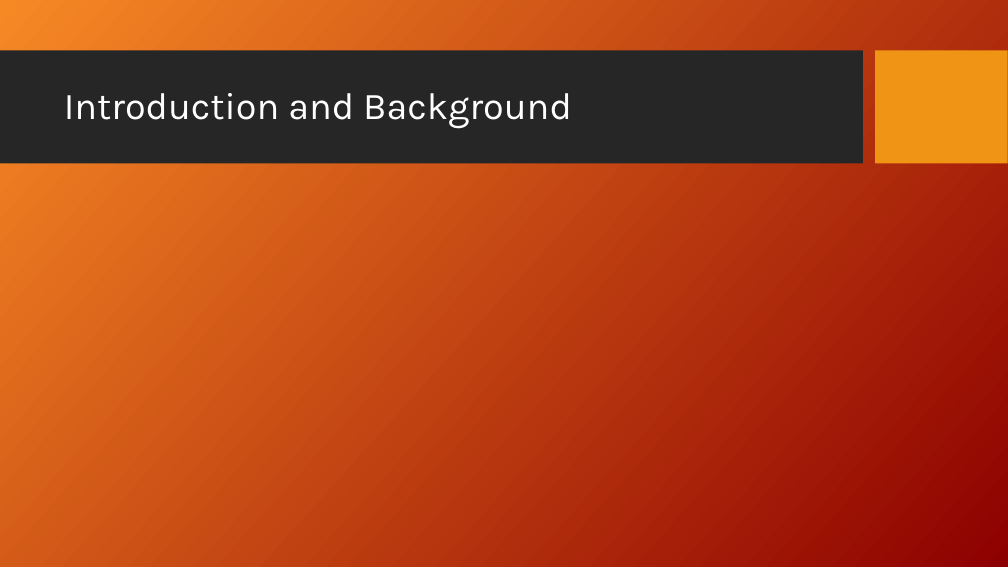
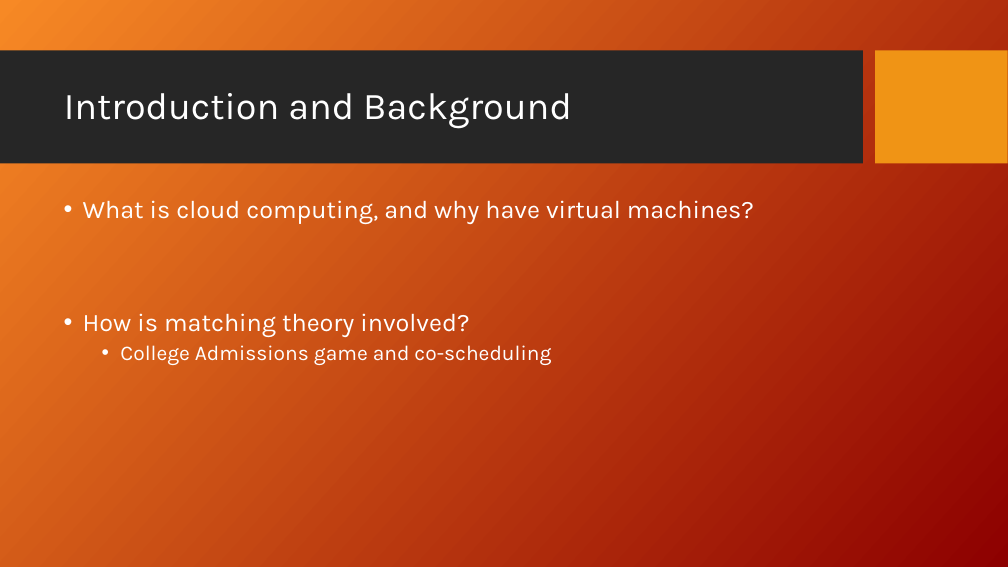
Before and after one commit to fmromano/GameTheoryProject, a slide deck: slide 3 of Paper/MatchingJobsPresentation_KH_FR.ppt. Drawn at 1008x567 pixels with LibreOffice and Linux fonts; fonts in the diff are those of the drawing; background and template pictures are left out. Boxes give left, top, right and bottom in pixels: in the first picture for what was removed or moved away, otherwise in the second. Text is boxed around its words. In the diff, an @@ line names an element or a change of style, - is before the commit and + after.

```diff
--- a/Paper/MatchingJobsPresentation_KH_FR.ppt
+++ b/Paper/MatchingJobsPresentation_KH_FR.ppt
@@ text added at (83, 200, 754, 365), 24 pt, text #FFFFFF @@
+• What is cloud computing, and why have virtual machines?
+• How is matching theory involved?
+  • College Admissions game and co-scheduling
```
Also in this commit, not shown: 4 other slides changed, 4 slides added, 1 slide removed, 1 other file.
